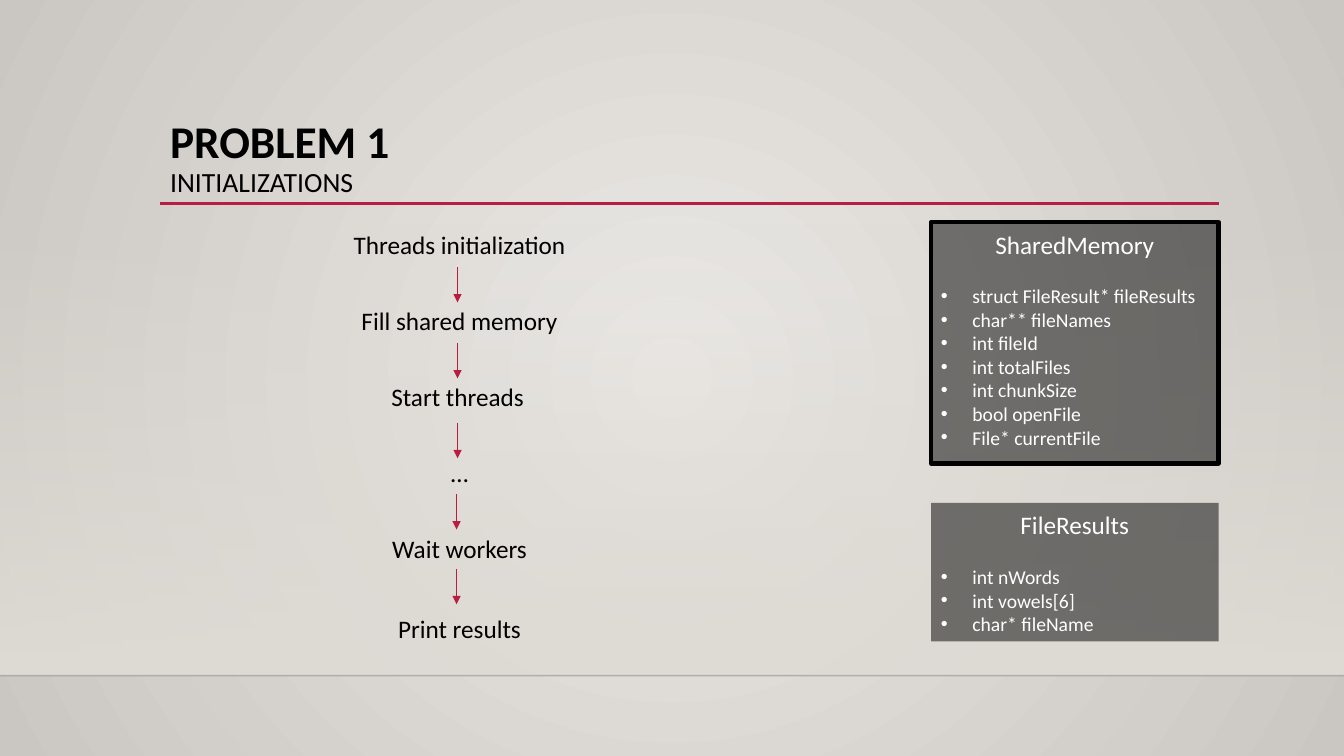
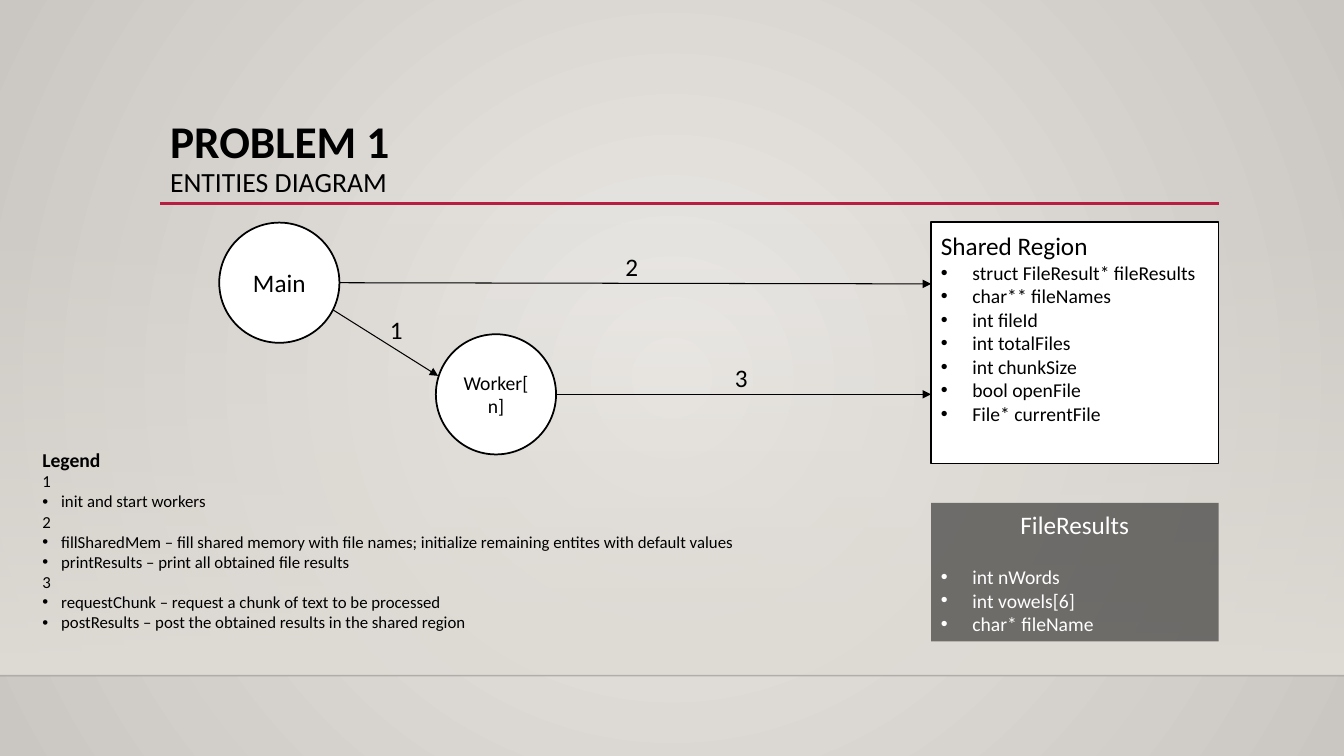
Before and after one commit to xL1fer/CLE_2022_2023, a slide deck: slide 2 of CLE1_T3G5/present.pptx. Drawn at 1344x756 pixels with LibreOffice and Linux fonts; fonts in the diff are those of the drawing; background and template pictures are left out. Boxes give left, top, right and bottom in pixels: in the first picture for what was removed or moved away, otherwise in the second. Text is boxed around its words. In the diff, an @@ line names an element or a change of style, - is before the commit and + after.

Commit message:
added entities diagrams to presentation

```diff
--- a/CLE1_T3G5/present.pptx
+++ b/CLE1_T3G5/present.pptx
@@ title at (170,128,389,192): text changed @@
-PROBLEM 1
-INITIALIZATIONS
+PROBLEM 1
+ENTITIES DIAGRAM
@@ ellipse added at (219,223,339,343), fill #FFFFFF, outline #000000 1.25 pt, 18 pt, text #000000 @@
+Main
@@ text removed at (354,236,565,254) @@
-Threads initialization
@@ rectangle "Shared Region" at (932,222,1219,463): fill #000000 at 50% opacity to #FFFFFF; outline #000000 3 pt to #000000 1.25 pt @@
@@ text in rectangle at (941,237,1195,421): text added @@
+Shared Region
+• struct FileResult* fileResults
+• char** fileNames
+• int fileId
+• int totalFiles
+• int chunkSize
+• bool openFile
+• File* currentFile
@@ text removed at (995,236,1154,258) @@
-SharedMemory
@@ arrow removed from (458, 267) to (458, 302) @@
@@ text added at (625,259,638,276), 18 pt, text #000000 @@
+2
@@ arrow added from (340, 282) to (932, 284), #000000 0.75 pt @@
@@ text removed at (972,289,1195,445) @@
-• struct FileResult* fileResults
-• char** fileNames
-• int fileId
-• int totalFiles
-• int chunkSize
-• bool openFile
-• File* currentFile
@@ arrow added from (333, 310) to (439, 376), #000000 0.75 pt @@
@@ text removed at (361,312,557,334) @@
-Fill shared memory
@@ text added at (390,322,403,346), 18 pt, text #000000 @@
+1
@@ ellipse added at (436,335,556,455), fill #FFFFFF, outline #000000 1.25 pt, 14 pt, text #000000 @@
+Worker[n]
@@ arrow removed from (458, 343) to (458, 378) @@
@@ text removed at (391,388,524,406) @@
-Start threads
@@ text added at (735,370,748,387), 18 pt, text #000000 @@
+3
@@ arrow added from (557, 394) to (932, 394), #000000 0.75 pt @@
@@ arrow removed from (458, 422) to (458, 459) @@
@@ text added at (42,453,733,631), 12 pt, text #000000 @@
+Legend
+1
+• init and start workers
+2
+• fillSharedMem – fill shared memory with file names; initialize remaining entites with default values
+• printResults – print all obtained file results
+3
+• requestChunk – request a chunk of text to be processed
+• postResults – post the obtained results in the shared region
@@ text removed at (325,453,594,493) @@
-…
@@ arrow removed from (457, 494) to (457, 529) @@
@@ text removed at (392,540,527,558) @@
-Wait workers
@@ arrow removed from (457, 569) to (457, 604) @@
@@ text removed at (398,620,521,638) @@
-Print results
```
Also in this commit, not shown: 2 other slides changed, 1 slide added, 1 slide removed.
